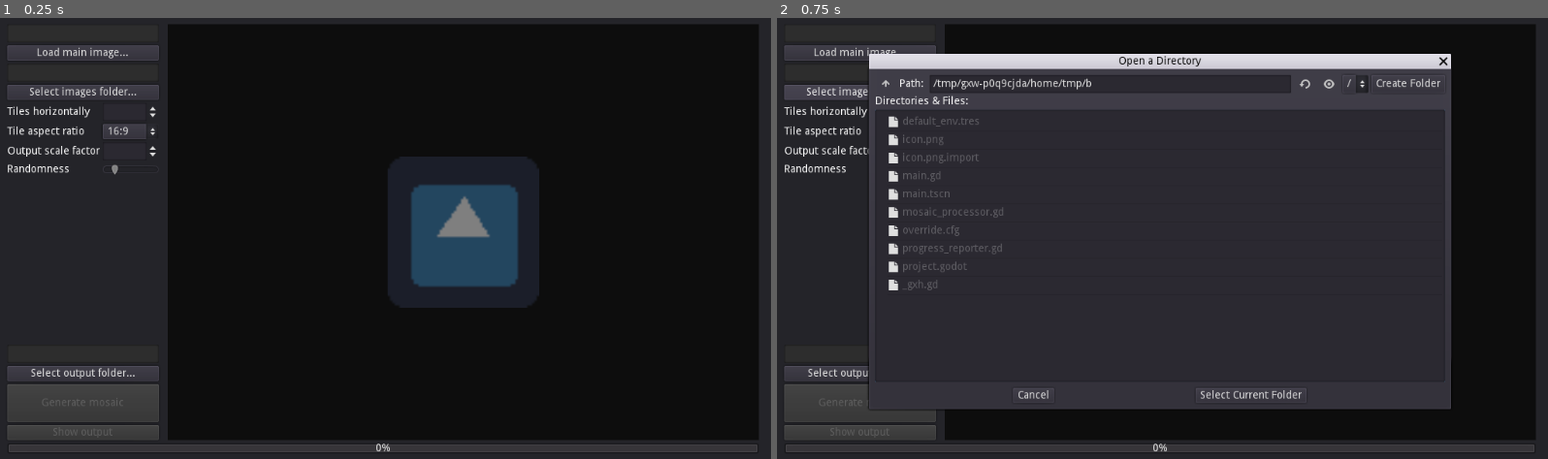
Above: before the commit, frames 1-2 (left to right).
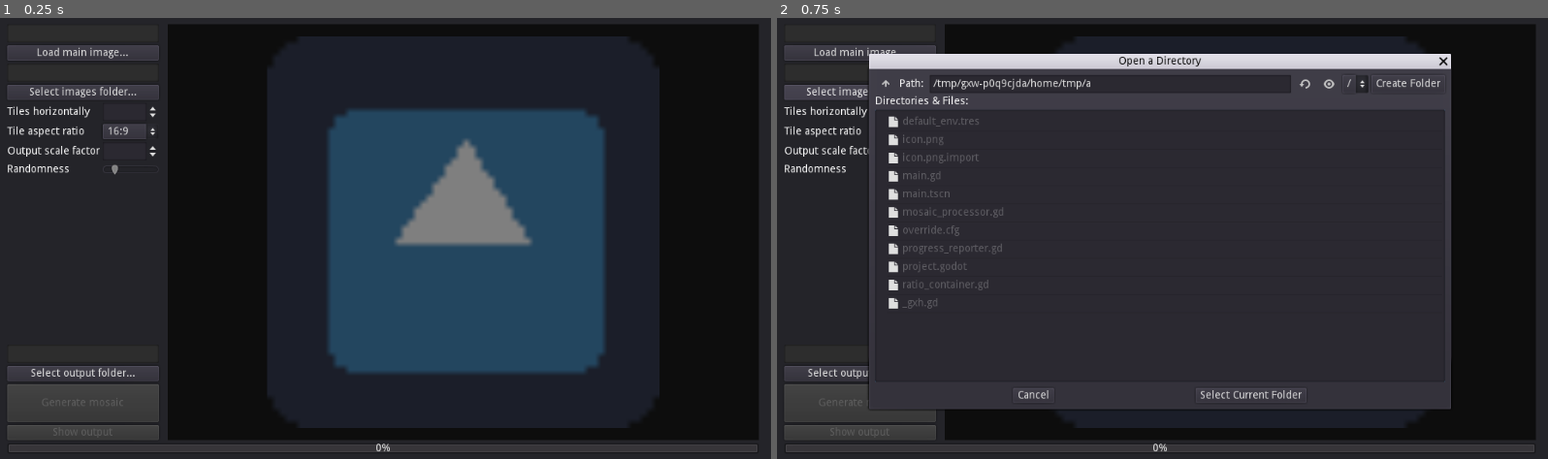
Above: after the commit, the same moments.

Repository: Zylann/mosaic
Game: Godot game, scene res://main.tscn
Two runs of this game, one before a commit and one after it. Both use one fixed random seed, a clock stepped at 60 frames per second and the inputs below. The engine's default icon, where the game draws it, is replaced by a stand-in: a white triangle on a blue panel in a dark square.
Inputs:
- Up to frame 1 (0.25 s): no input
- Up to frame 2 (0.75 s): click "Select images folder..." at 0.5 s

The runs differ from the first frame. In frame 1, 43% of the frame differs, in the area x 34-86%, y 4-93%; in frame 2, 3.5%.

Commit message:
Fix preview layout

Diff:
--- a/main.gd
+++ b/main.gd
@@ -41,13 +41,6 @@
 	_update_show_output_button()
 	_update_preview()
 	_preview_overlay.connect("draw", self, "_on_PreviewOverlay_draw")
-	connect("resized", self, "_on_Main_resized")
-
-
-func _on_Main_resized():
-	# Have to wait one frame because apparently controls layout didn't run yet
-	yield(get_tree(), "idle_frame")
-	_update_preview()
 
 
 func _on_MainImageButton_pressed():
@@ -126,20 +119,7 @@
 
 	var container_size = _preview_texture.get_parent().rect_size
 	var main_ratio = float(sizes.main_width) / float(sizes.main_height)
-	var preview_size = Vector2()
-	if sizes.main_width > sizes.main_height:
-		preview_size = Vector2(container_size.x, container_size.x / main_ratio)
-	else:
-		preview_size = Vector2(container_size.y * main_ratio, container_size.y)
-
-	if preview_size.x > container_size.x:
-		preview_size *= container_size.x / preview_size.x
-	elif preview_size.y > container_size.y:
-		preview_size *= container_size.y / preview_size.y
-
-	_preview_texture.rect_size = preview_size
-	_preview_texture.rect_position = (_preview_texture.get_parent().rect_size - _preview_texture.rect_size) / 2
-
+	_preview_texture.get_parent().set_ratio(main_ratio)
 	_preview_overlay.update()
 
 
--- a/main.tscn
+++ b/main.tscn
@@ -1,7 +1,8 @@
-[gd_scene load_steps=3 format=2]
+[gd_scene load_steps=4 format=2]
 
 [ext_resource path="res://main.gd" type="Script" id=1]
-[ext_resource path="res://icon.png" type="Texture" id=2]
+[ext_resource path="res://ratio_container.gd" type="Script" id=2]
+[ext_resource path="res://icon.png" type="Texture" id=3]
 
 [node name="Control" type="Panel"]
 anchor_left = 0.0
@@ -490,7 +491,7 @@
 size_flags_vertical = 1
 color = Color( 0.054902, 0.054902, 0.054902, 1 )
 
-[node name="CenterContainer" type="Control" parent="VBoxContainer/HSplitContainer/Preview"]
+[node name="CenterContainer" type="Container" parent="VBoxContainer/HSplitContainer/Preview"]
 anchor_left = 0.0
 anchor_top = 0.0
 anchor_right = 1.0
@@ -505,6 +506,7 @@
 mouse_default_cursor_shape = 0
 size_flags_horizontal = 1
 size_flags_vertical = 1
+script = ExtResource( 2 )
 
 [node name="TextureRect" type="TextureRect" parent="VBoxContainer/HSplitContainer/Preview/CenterContainer"]
 self_modulate = Color( 0.501961, 0.501961, 0.501961, 1 )
--- /dev/null
+++ b/ratio_container.gd
@@ -0,0 +1,39 @@
+
+# Resizes the first child to have the given ratio, and make sure it fits
+
+extends Container
+
+
+var _ratio = 1.0
+
+
+func set_ratio(r):
+	_ratio = r
+
+
+func _notification(what):
+	if what == NOTIFICATION_SORT_CHILDREN:
+		layout()
+
+
+func layout():
+	if get_child_count() == 0:
+		return
+	var child = get_child(0)
+
+	var container_size = rect_size
+
+	var child_size = Vector2()
+	if _ratio >= 1.0:
+		child_size = Vector2(container_size.x, container_size.x / _ratio)
+	else:
+		child_size = Vector2(container_size.y * _ratio, container_size.y)
+
+	if child_size.x > container_size.x:
+		child_size *= container_size.x / child_size.x
+	elif child_size.y > container_size.y:
+		child_size *= container_size.y / child_size.y
+
+	var child_rect = Rect2((container_size - child_size) / 2, child_size)
+
+	fit_child_in_rect(child, child_rect)
Not shown: 1 places in main.tscn that only renumber resources
